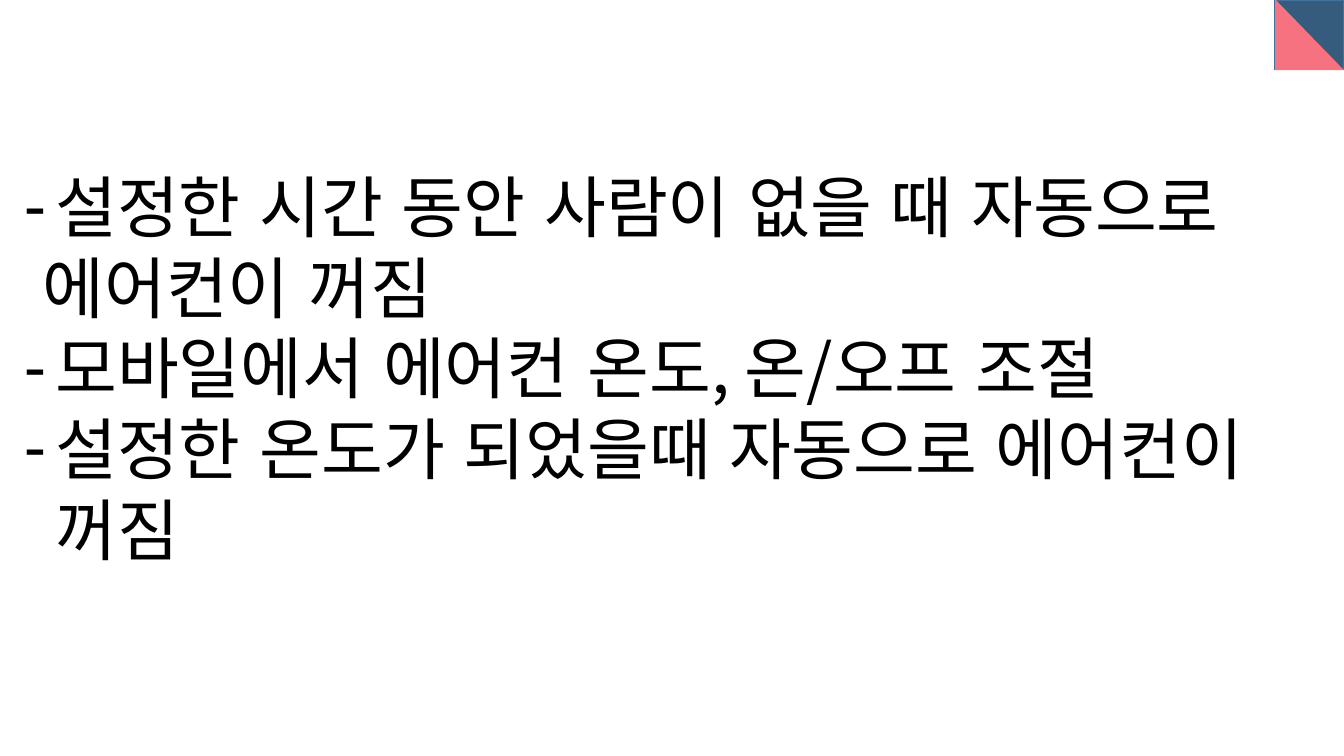
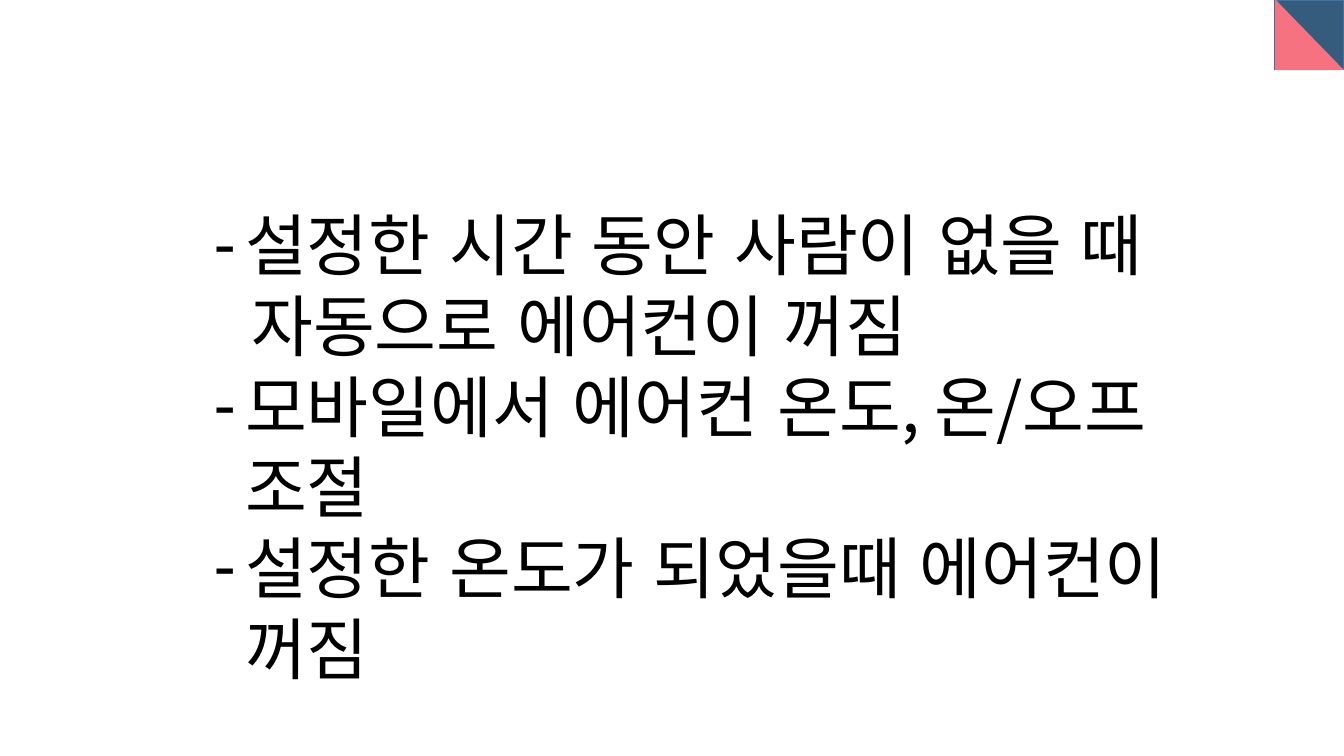
Before and after one commit to dgsw-2019-hackathon/J_B_H_AirConditioner, a slide deck: slide 10 of pptFile/ppt.pptx (slide 9 before the commit). Drawn at 1344x756 pixels with LibreOffice and Linux fonts; fonts in the diff are those of the drawing. Boxes give left, top, right and bottom in pixels: in the first picture for what was removed or moved away, otherwise in the second. Text is boxed around its words. In the diff, an @@ line names an element or a change of style, - is before the commit and + after.

```diff
--- a/pptFile/ppt.pptx
+++ b/pptFile/ppt.pptx
@@ text "설정한 시간 동안 사람이 없을 ...": place and size @@
-text "설정한 시간 동안 사람이 없을 ..." at (43, 176, 1243, 561)
+text "설정한 시간 동안 사람이 없을 ..." at (245, 214, 1167, 680)
@@ text at (245, 214, 1143, 357): spaces changed @@
-– 설정한 시간 동안 사람이 없을 때 자동으로
-에어컨이 꺼짐
+– 설정한 시간 동안 사람이 없을 때
+자동으로 에어컨이 꺼짐
@@ text at (245, 537, 1167, 680): text changed @@
-– 설정한 온도가 되었을때 자동으로 에어컨이 꺼짐
+– 설정한 온도가 되었을때 에어컨이 꺼짐
```
Also in this commit, not shown: 6 other slides changed, 2 slides added, 3 slides removed.
